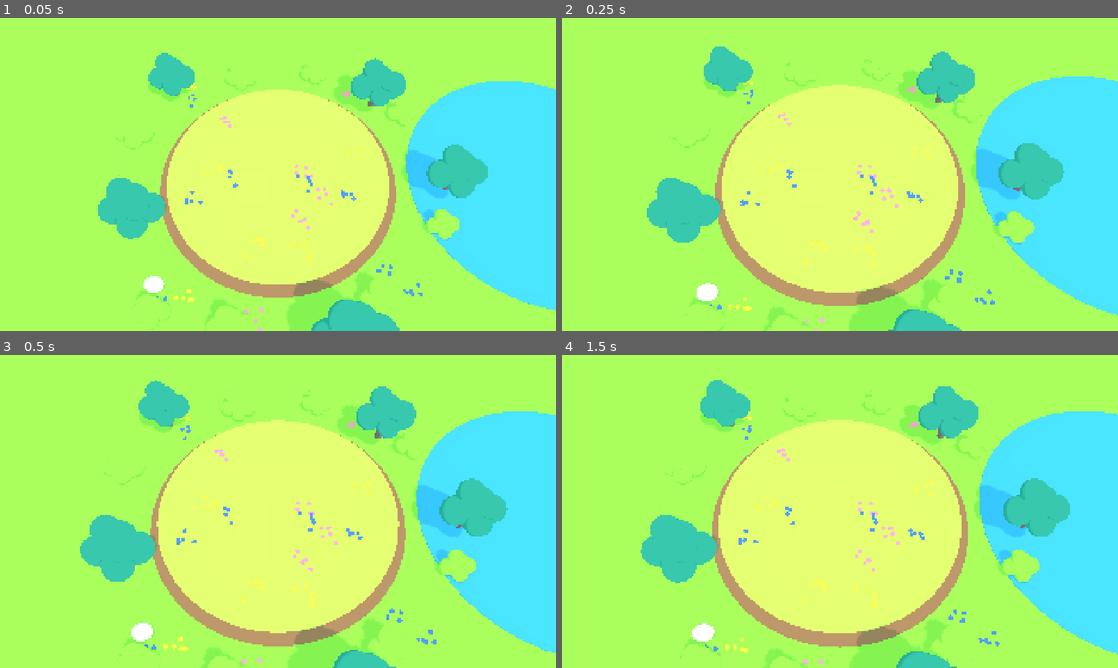
Above: before the commit, frames 1-4 (two rows, left to right).
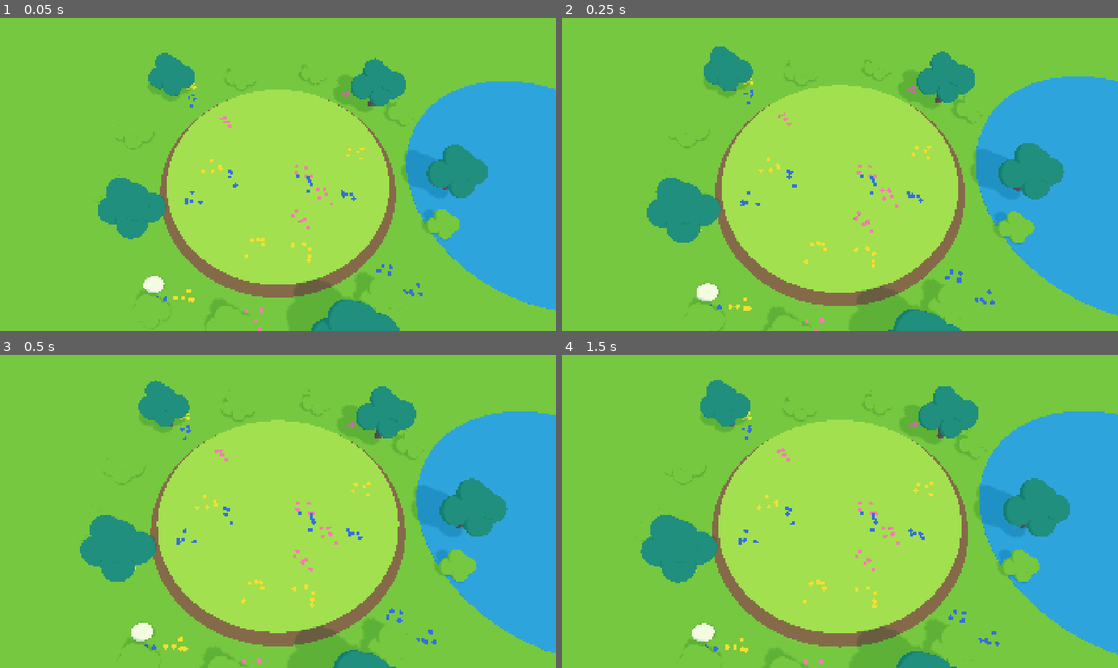
Above: after the commit, the same moments.

Repository: UICHEOL-HWANG/TheBrawlGuys
Game: Godot game, scene res://src/main/main.tscn
The game is run twice, just before and just after one commit, with the same random seed, the same clock (stepped at 60 frames per second) and the same inputs.
Inputs (mouse positions are in pixels of both pictures, inside the frame that each line leads up to):
- Up to frame 1 (0.05 s): no input
- Up to frame 2 (0.25 s): no input
- Up to frame 3 (0.5 s): no input
- Up to frame 4 (1.5 s): tap Enter at 0.5 s; move the mouse to (962, 495) at 0.52 s; hold Shift 0.53-1.25 s; click (962, 495) at 0.67 s; tap Space at 1.25 s; drag from (728, 527) to (812, 574) at 1.27 s

The runs differ from the first frame. In frame 1, 100% of the frame differs, in the area x 0-100%, y 0-100%; in frame 2, 100%; in frame 3, 100%; in frame 4, 100%.

Commit message:
fix: correct gl_compatibility overexposure in EnvironmentRig (Task 12 review)
Web export used the same light/ambient energies as Forward+/Mobile, making
the gl_compatibility renderer ~1.35-1.4x too bright/saturated per channel
versus desktop (not just missing bloom, as the original report claimed).
Add SUN_ENERGY_COMPAT/AMBIENT_ENERGY_COMPAT/GLOW_INTENSITY_COMPAT, selected
via RenderingServer.get_current_rendering_method(), tuned empirically with
web export + real-browser captures until a sunlit arena-top pixel landed
within ~+/-12 of DS.GRASS (165,214,90). Desktop path/constants unchanged;
re-captured desktop-arena.png is byte-identical to the previous evidence.

Co-Authored-By: Claude Opus 5.5 <noreply@anthropic.com>

Diff:
--- a/src/render/environment_rig.gd
+++ b/src/render/environment_rig.gd
@@ -11,17 +11,33 @@
 const AMBIENT_ENERGY := 0.42
 const GLOW_INTENSITY := 0.35
 
+## gl_compatibility (Web export) renders noticeably brighter/more saturated than
+## Forward+/Mobile at the same energies (Task 12 review fix round 1 -- measured
+## with headless-Chrome web captures: sunlit arena-top and outer-grass pixels
+## both ran ~1.35-1.4x too bright/channel vs desktop, a near-uniform ratio, not
+## just a missing-bloom difference). Tuned down empirically until a sunlit
+## arena-top pixel landed within ~+/-12 of DS.GRASS #A5D65A (165,214,90) in an
+## actual web export capture. See task-12-report.md fix round 1 for iterations.
+const SUN_ENERGY_COMPAT := 0.30
+const AMBIENT_ENERGY_COMPAT := 0.27
+const GLOW_INTENSITY_COMPAT := 0.20
+
 
 func setup() -> void:
+	var is_compat := RenderingServer.get_current_rendering_method() == "gl_compatibility"
+	var sun_energy := SUN_ENERGY_COMPAT if is_compat else SUN_ENERGY
+	var ambient_energy := AMBIENT_ENERGY_COMPAT if is_compat else AMBIENT_ENERGY
+	var glow_intensity := GLOW_INTENSITY_COMPAT if is_compat else GLOW_INTENSITY
+
 	var env := Environment.new()
 	env.background_mode = Environment.BG_COLOR
 	env.background_color = DS.SKY
 	env.ambient_light_source = Environment.AMBIENT_SOURCE_COLOR
 	env.ambient_light_color = DS.SKY
-	env.ambient_light_energy = AMBIENT_ENERGY
+	env.ambient_light_energy = ambient_energy
 	env.tonemap_mode = Environment.TONE_MAPPER_LINEAR
 	env.glow_enabled = true
-	env.glow_intensity = GLOW_INTENSITY
+	env.glow_intensity = glow_intensity
 	var world_env := WorldEnvironment.new()
 	world_env.environment = env
 	add_child(world_env)
@@ -29,6 +45,6 @@
 	var sun := DirectionalLight3D.new()
 	sun.rotation_degrees = SUN_ROTATION_DEG
 	sun.light_color = DS.GLOW
-	sun.light_energy = SUN_ENERGY
+	sun.light_energy = sun_energy
 	sun.shadow_enabled = true
 	add_child(sun)
Binary file changed: dev/active/phase-0/evidence/web-arena.png
Not shown, changed: dev/active/phase-0/phase-0-context.md
